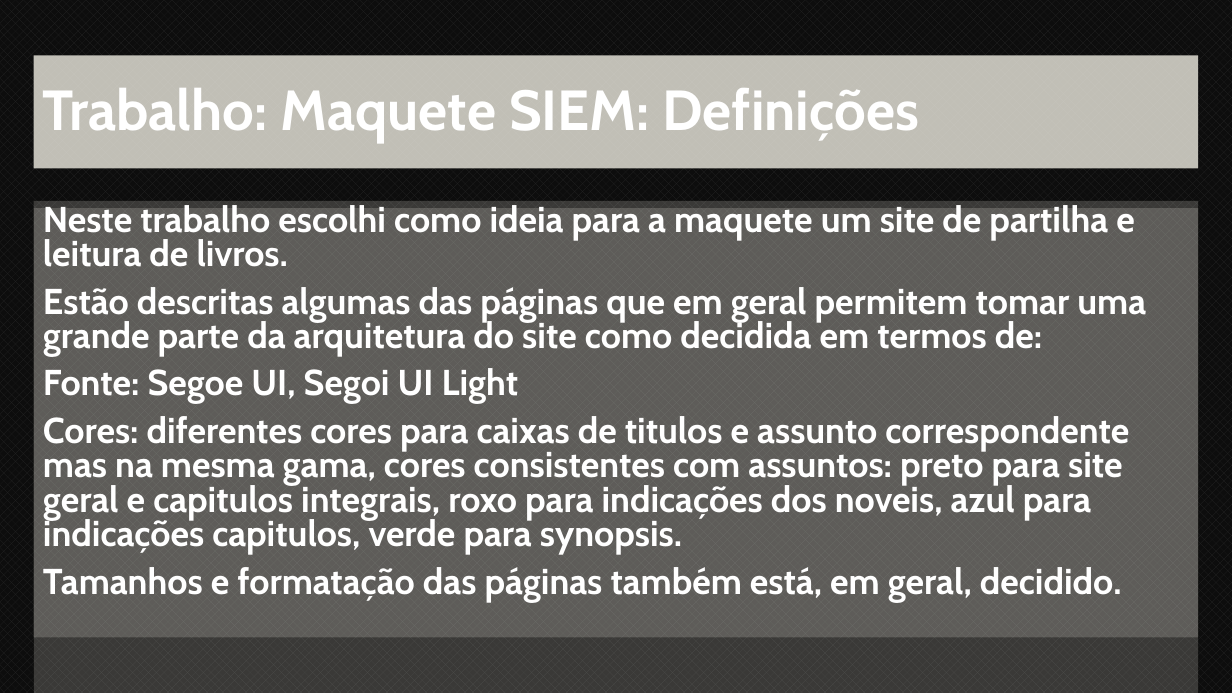
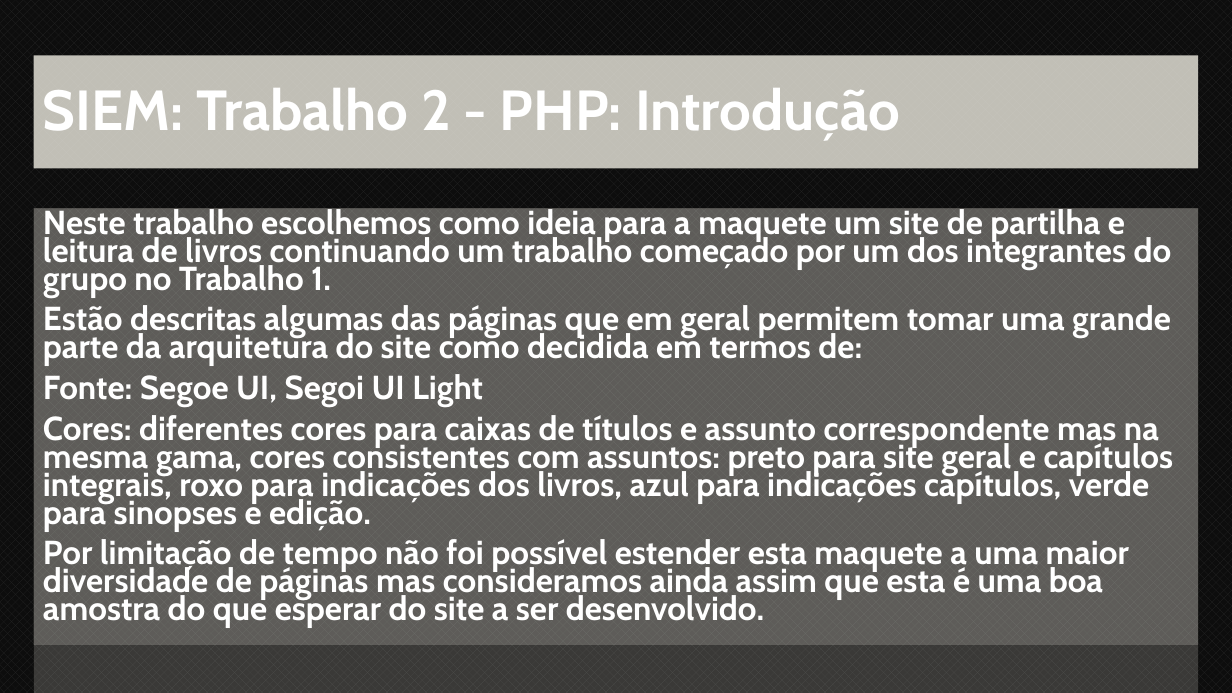
Before and after one commit to MoonlessS/bookshare, a slide deck: slide 2 of bookshare/relatorio/plano.pptx. Drawn at 1232x693 pixels with LibreOffice and Linux fonts; fonts in the diff are those of the drawing. Boxes give left, top, right and bottom in pixels: in the first picture for what was removed or moved away, otherwise in the second. Text is boxed around its words. In the diff, an @@ line names an element or a change of style, - is before the commit and + after.

```diff
--- a/bookshare/relatorio/plano.pptx
+++ b/bookshare/relatorio/plano.pptx
@@ title at [43, 88, 900, 141]: text changed @@
-Trabalho: Maquete SIEM: Definições
+SIEM: Trabalho 2 - PHP: Introdução
@@ text "Neste trabalho escolhemos como ideia ...": place and size @@
-text "Neste trabalho escolhemos como ideia ..." at [34, 201, 1199, 638]
+text "Neste trabalho escolhemos como ideia ..." at [34, 208, 1199, 644]
@@ text at [43, 206, 1172, 297]: text changed; size 28 to 25.9 pt @@
-Neste trabalho escolhi como ideia para a maquete um site de partilha e leitura de livros.
+Neste trabalho escolhemos como ideia para a maquete um site de partilha e leitura de livros continuando um trabalho começado por um dos integrantes do grupo no Trabalho 1.
@@ text at [43, 305, 1171, 407]: size 28 to 25.9 pt in "Estão descritas algumas das páginas que em ...", "Fonte: Segoe UI, Segoi UI Light"; line spacing 0.8 to 0.7 @@
@@ text at [43, 415, 1174, 628]: text changed; size 28 to 25.9 pt @@
-Cores: diferentes cores para caixas de titulos e assunto correspondente mas na mesma gama, cores consistentes com assuntos: preto para site geral e capitulos integrais, roxo para indicações dos noveis, azul para indicações capitulos, verde para synopsis.
-Tamanhos e formatação das páginas também está, em geral, decidido.
+Cores: diferentes cores para caixas de títulos e assunto correspondente mas na mesma gama, cores consistentes com assuntos: preto para site geral e capítulos integrais, roxo para indicações dos livros, azul para indicações capítulos, verde para sinopses e edição.
+Por limitação de tempo não foi possível estender esta maquete a uma maior diversidade de páginas mas consideramos ainda assim que esta é uma boa amostra do que esperar do site a ser desenvolvido.
```
Also in this commit, not shown: 4 other slides changed, 42 slides added, 1 slide removed, 5 other files.
